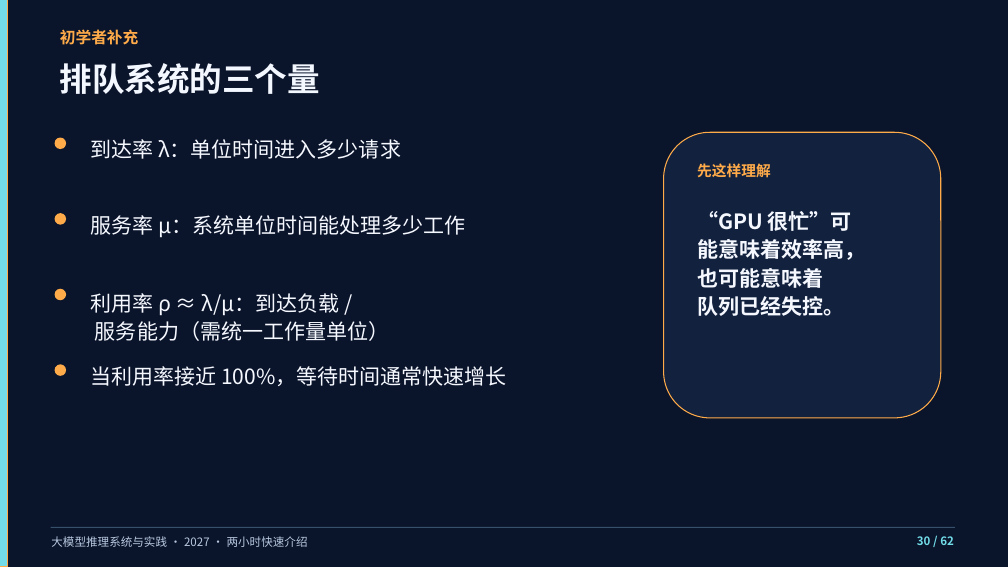
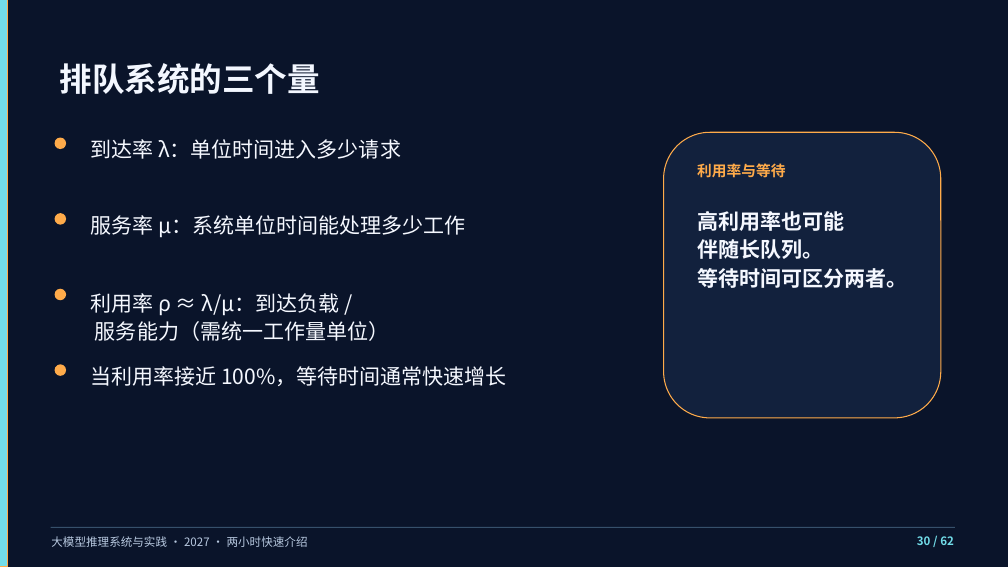
Before and after one commit to vLLM-HUST/intro-to-llm-inference-engines, a slide deck: slide 30 of build/slides/2027/course-overview/LLM推理系统_两小时快速介绍.pptx. Drawn at 1008x567 pixels with LibreOffice and Linux fonts; fonts in the diff are those of the drawing. Boxes give left, top, right and bottom in pixels: in the first picture for what was removed or moved away, otherwise in the second. Text is boxed around its words. In the diff, an @@ line names an element or a change of style, - is before the commit and + after.

```diff
--- a/build/slides/2027/course-overview/LLM推理系统_两小时快速介绍.pptx
+++ b/build/slides/2027/course-overview/LLM推理系统_两小时快速介绍.pptx
@@ text removed at <box>60,29,139,45</box> @@
-初学者补充
@@ text at <box>697,163,785,178</box>: text changed @@
-先这样理解
+利用率与等待
@@ text at <box>697,211,907,288</box>: text changed @@
-“GPU 很忙”可
-能意味着效率高，
-也可能意味着
-队列已经失控。
+高利用率也可能
+伴随长队列。
+等待时间可区分两者。
```
Also in this commit, not shown: 44 other slides changed, 17 other files.
